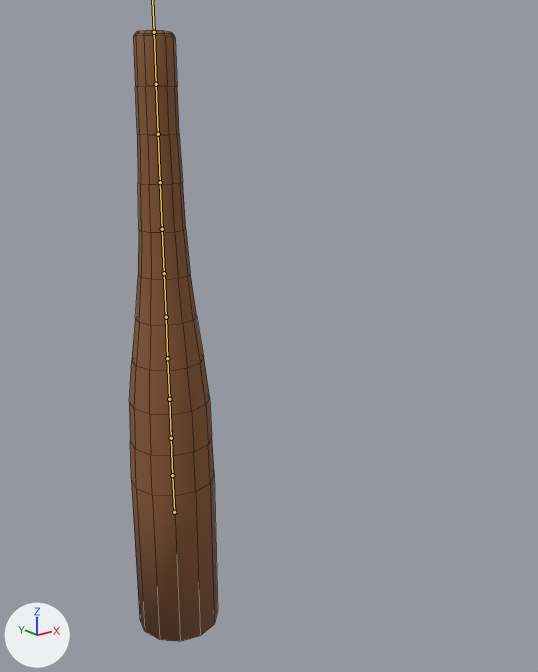
What one commit did to the FBX model froggyfocus/Assets/FlawLizArt/Eldritch/tentacle.fbx.
Before and after are seen from a 50 mm camera at (-8.35, -14.15, 8.63) aimed at (2.01, -1.21, 3.46). Arrows for +X, +Y and +Z are at lower left; the lights stay in place. The bones that bend it are drawn over the model as lines. Mesh edges are drawn as thin lines.

Objects in the first picture: 'tentacle'.
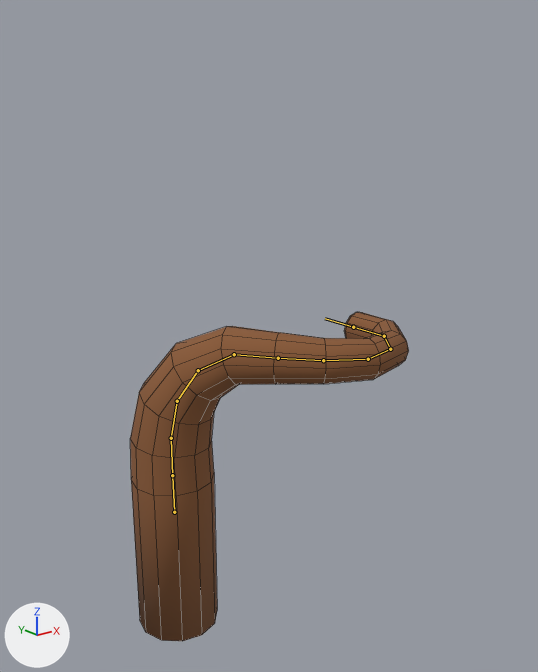
The newer file adds an action. The first version stands in its rest pose; the second is drawn at frame 120 of the action 'Armature|slap'.

What differs and where, as boxes (x1, y1, x2, y2) in the pictures (538 x 672 px):
'tentacle', posed (211% wider, 46% shorter)
    before: (129, 30, 218, 642)
    after: (130, 312, 409, 641)
bone 'Limb.002', root to tip
    before: (171, 438) to (169, 399)
    after: (171, 438) to (177, 401)
bone 'Limb.003', root to tip
    before: (169, 399) to (167, 358)
    after: (177, 401) to (198, 370)
bone 'Limb.004', root to tip
    before: (167, 358) to (166, 317)
    after: (198, 370) to (234, 354)
bone 'Limb.005', root to tip
    before: (166, 317) to (164, 273)
    after: (234, 354) to (278, 358)
bone 'Limb.006', root to tip
    before: (164, 273) to (162, 229)
    after: (278, 358) to (323, 360)
bone 'Limb.007', root to tip
    before: (162, 229) to (160, 182)
    after: (323, 360) to (368, 359)
bone 'Limb.008', root to tip
    before: (160, 182) to (158, 134)
    after: (368, 359) to (390, 349)
bone 'Limb.009', root to tip
    before: (158, 134) to (156, 84)
    after: (390, 349) to (384, 336)
bone 'Limb.010', root to tip
    before: (156, 84) to (154, 32)
    after: (384, 336) to (353, 327)

The change in detail:
Bone 'Limb.001' (bone_limb_001) turns from (0, 0, 0) to (0, -148, 0) degrees about its own x, y and z.
Bone 'Limb.002' (bone_limb_002) turns from (0, 0, 0) to (-11, 0, 0) degrees about its own x, y and z.
Bone 'Limb.003' (bone_limb_003) turns from (0, 0, 0) to (-23, 0, 0) degrees about its own x, y and z.
Bone 'Limb.004' (bone_limb_004) turns from (0, 0, 0) to (-27, 0, 0) degrees about its own x, y and z.
Bone 'Limb.005' (bone_limb_005) turns from (0, 0, 0) to (-28, 3, 5) degrees about its own x, y and z.
Bone 'Limb.006' (bone_limb_006) turns from (0, 0, 0) to (-2, 0, 9) degrees about its own x, y and z.
Bone 'Limb.007' (bone_limb_007) turns from (0, 0, 0) to (1, 0, 13) degrees about its own x, y and z.
Bone 'Limb.008' (bone_limb_008) turns from (0, 0, 0) to (-1, 0, 43) degrees about its own x, y and z.
Bone 'Limb.009' (bone_limb_009) turns from (0, 0, 0) to (1, -1, 38) degrees about its own x, y and z.
Bone 'Limb.010' (bone_limb_010) turns from (0, 0, 0) to (1, 0, 41) degrees about its own x, y and z.
